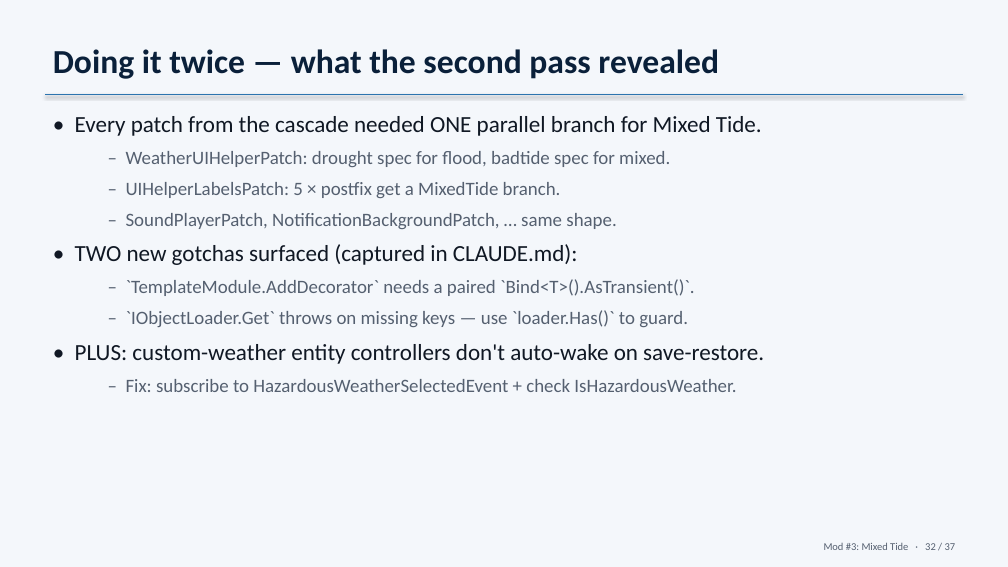
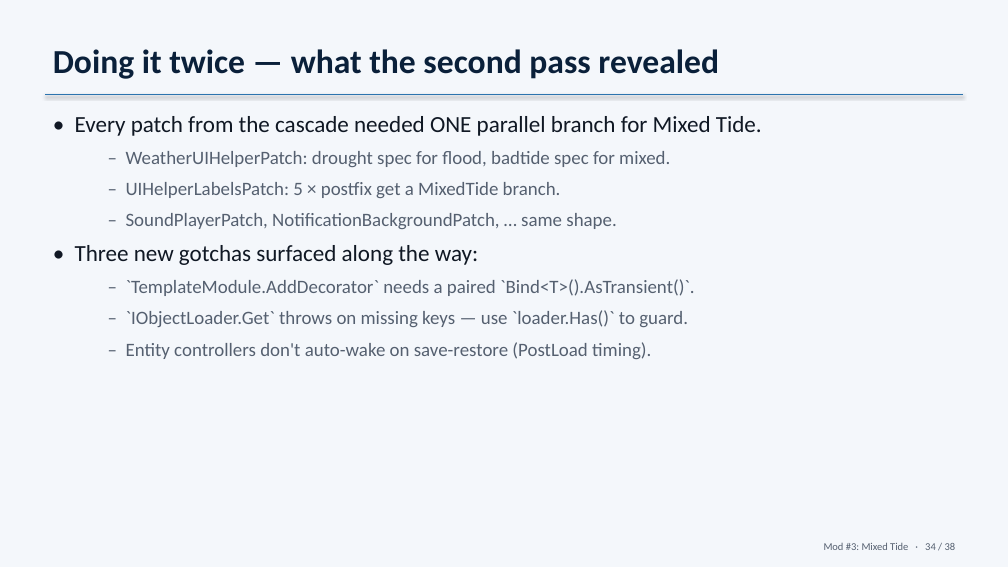
Before and after one commit to Spycho/timberborn-flood-mod, a slide deck: slide 34 of talk/timberborn-talk.pptx (slide 32 before the commit). Drawn at 1008x567 pixels with LibreOffice and Linux fonts; fonts in the diff are those of the drawing. Boxes give left, top, right and bottom in pixels: in the first picture for what was removed or moved away, otherwise in the second. Text is boxed around its words. In the diff, an @@ line names an element or a change of style, - is before the commit and + after.

```diff
--- a/talk/timberborn-talk.pptx
+++ b/talk/timberborn-talk.pptx
@@ text at (x1=75, y1=245, x2=478, y2=265): text changed @@
-• TWO new gotchas surfaced (captured in CLAUDE.md):
+• Three new gotchas surfaced along the way:
@@ text at (x1=126, y1=342, x2=651, y2=359): text changed @@
-• PLUS: custom-weather entity controllers don't auto-wake on save-restore.
-  – Fix: subscribe to HazardousWeatherSelectedEvent + check IsHazardousWeather.
+  – Entity controllers don't auto-wake on save-restore (PostLoad timing).
@@ text at (x1=824, y1=542, x2=956, y2=550): text changed @@
-Mod #3: Mixed Tide · 32 / 37
+Mod #3: Mixed Tide · 34 / 38
```
Also in this commit, not shown: 32 other slides changed, 3 slides added, 2 slides removed, 2 other files.
